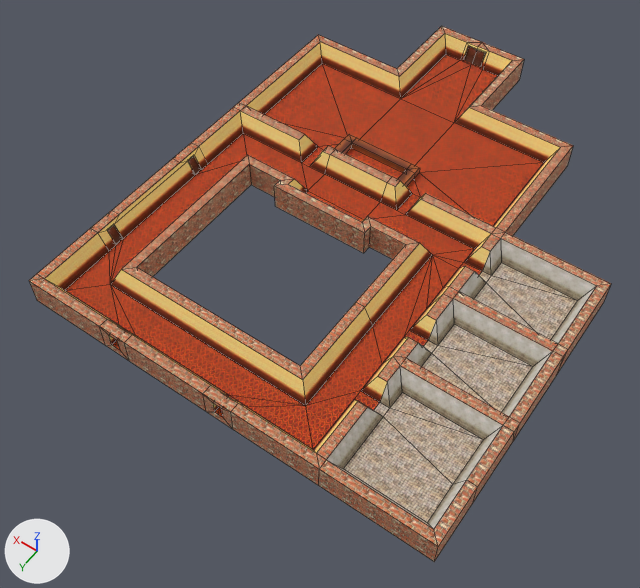
Before and after pictures for a commit that changed the Blender file Deserter/Assets/Mesh/Maps/HotelMaps.blend.
Before and after are seen from a camera (50 mm lens) standing at (-35.9, 42.4, 66.0) and looking at (-3.9, -2.5, -4.5). Lighting does not change. The marker at lower left points along +X, +Y and +Z. The picture after the commit comes second. Mesh edges are drawn as thin lines. The same objects are shown in both versions, whatever each file hides.

In view in the first picture: 'meshHotelRoom03'.
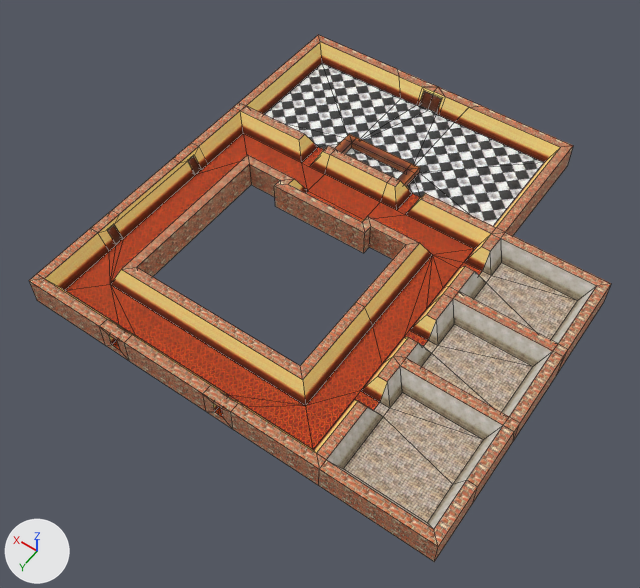
Commit message: hotel ground floor

What the commit changed:
Picture 'TileTex03.png' (img_tiletex03_png) is new.
Material 'TileMat04' (mat_tilemat04) is new.
Its texture is img_tiletex03_png.
Its roughness is 1.0.
me_meshhallwayhotel_plane003_001 is used by ob_meshhotelroom03; location (0.0, 0.0, 0.0); rotation (1.571, 0.0, 0.0), in degrees (90, 0, 0).
me_meshhallwayhotel_plane003_001 had 309 vertices, 321 faces and spanned x -28.0..16.0, y -1.0..2.0, z -16.0..40.0.
me_meshhallwayhotel_plane003_001 now has 302 vertices, 313 faces and spans x -28.0..16.0, y -1.0..2.0, z -16.0..30.0.
Part 1, on me_meshhallwayhotel_plane003_001:
32 vertices are removed from x -6.0..5.0, y -1.0..2.0, z 38.0..40.0.
46 faces are deleted.
5 vertices move from x -6.0..5.0, y 0.0..2.0, z 38.0..40.0 to x -2.0..1.0, y 0.0..2.0, z 28.0..30.0.
25 vertices are added at x -5.0..1.0, y -1.0..2.0, z 28.0..30.0.
15 new faces join them, mat_wallmat00 (picture img_walltex00_png).
8 new faces join them, mat_tilemat04 (picture img_tiletex03_png).
13 new faces join them, mat_brickmat00 (picture img_bricktex00_png).
2 new faces join them, mat_doormat00 (picture img_doortex01_png).
me_meshhallwayhotel_plane003_001 part 2: 9 faces spanning x -15.0..14.0, y 0.0, z 16.0..28.0 switch from mat_carpetmat (picture img_carpettex00_png) to mat_tilemat04 (picture img_tiletex03_png).

Changed parts and their boxes [x1, y1, x2, y2] in the pictures (640 x 588 px; the box of a moved part takes in the faces that stretch with it):
'meshHotelRoom03', reshaped: before [29, 26, 611, 562]; after [29, 35, 611, 562]
part 1 of me_meshhallwayhotel_plane003_001, moved or reshaped: before [361, 26, 573, 165]; after [361, 69, 573, 165]
part 2 of me_meshhallwayhotel_plane003_001, recoloured: [264, 63, 544, 226] in both
